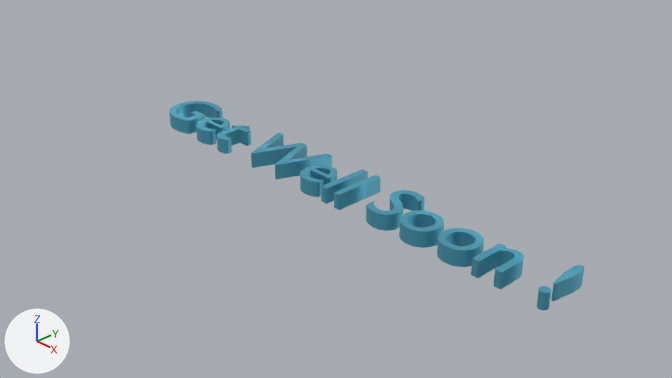
Before and after pictures for a commit that changed the Blender file blendsource/getwellsoon.blend.
Before and after are seen from the file's camera 'Camera'. Arrows for +X, +Y and +Z are at lower left; the lights stay in place. Text is drawn in Blender's own font.

The older version as bpy lines, for what is in view:
```python
txt_文本 = bpy.data.curves.new('文本', 'FONT')
txt_文本.body = 'Get Well Soon !'
txt_文本.materials.append(mat_材质)  # cyan #5bc0de
txt_文本.extrude = 0.1
txt_文本.align_x = 'CENTER'
txt_文本.align_y = 'CENTER'
ob_文本 = bpy.data.objects.new('文本', txt_文本)
ob_文本.location = (0.0, 0.0, 0.0)
```
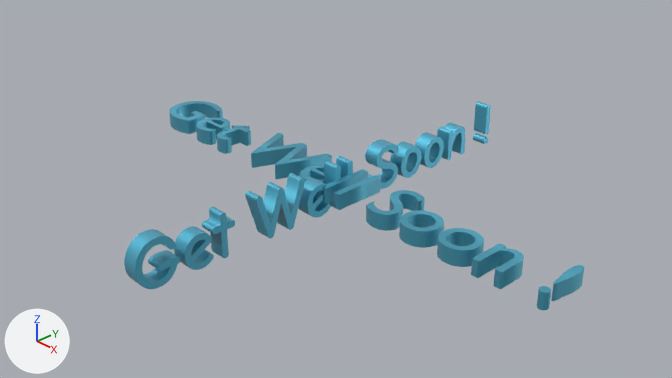
What differs and where, as boxes (x1, y1, x2, y2) in the pictures (672 x 378 px):
'文本.001', added (cyan): after (124, 101, 491, 289)

The edits, one by one:
Material '材质.001' (mat_材质_001) is new.
Its base color is (0.105, 0.527, 0.73) (cyan #5bc0de).
Its metallic is 0.725.
Its coat weight is 0.651.
Mesh me_文本 is new.
It has 20861 vertices, 12428 faces and spans x -2.87..2.84, y -0.28..0.31, z -0.1..0.1.
It uses material mat_材质_001 (cyan #5bc0de).
Object '文本.001' (ob_文本_001) is new; it shows me_文本.
Its location is (0.0, 0.0, 0.0).
Its rotation in degrees is (90, 0, 90).
